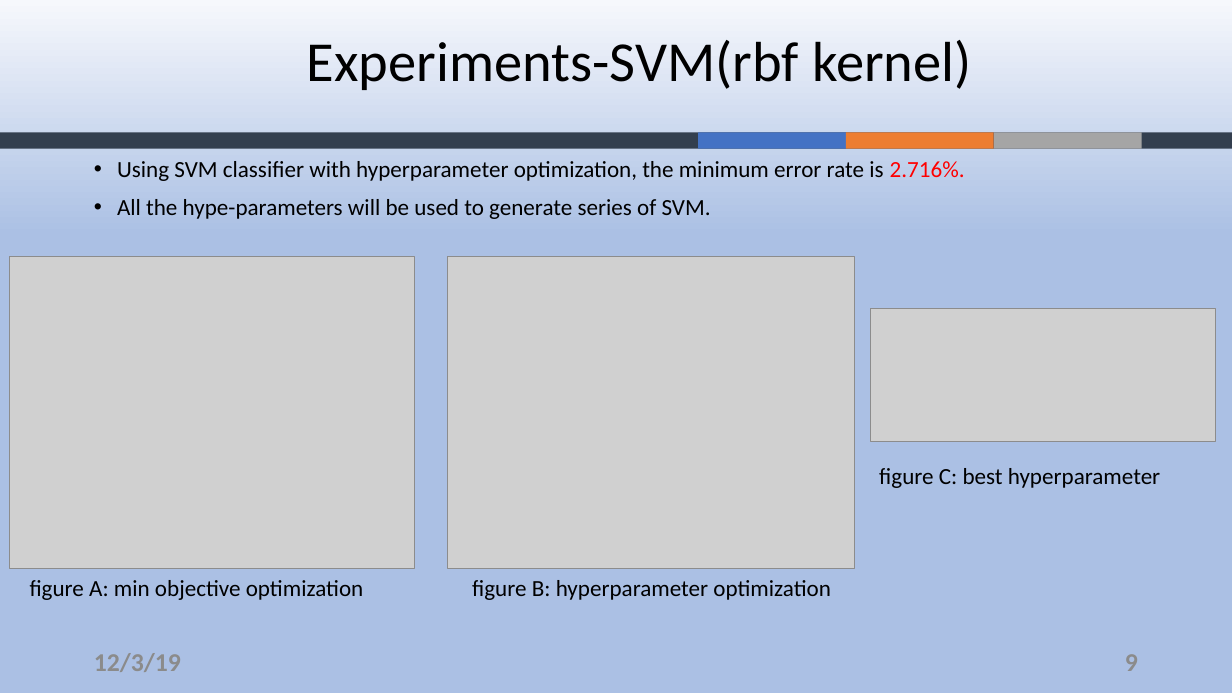
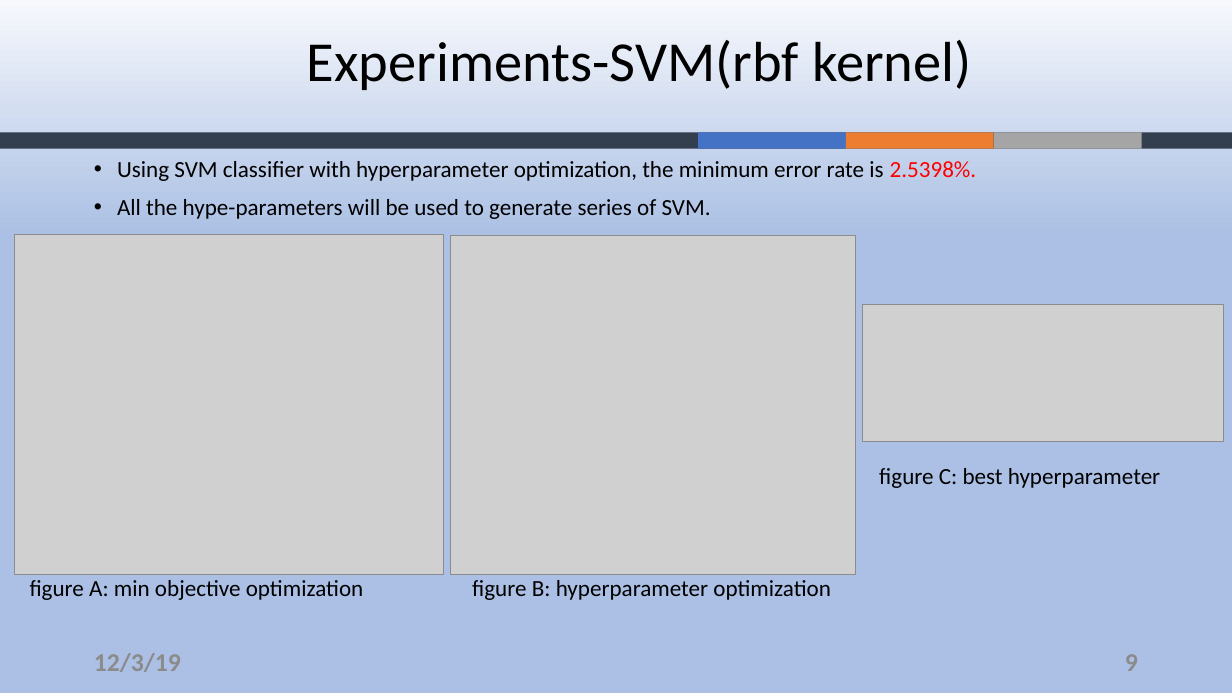
Before and after one commit to ZouYao0720/final-project-, a slide deck: slide 9 of final-presentation.pptx. Drawn at 1232x693 pixels with LibreOffice and Linux fonts; fonts in the diff are those of the drawing; grey boxes stand for pictures; background and template pictures are left out. Boxes give left, top, right and bottom in pixels: in the first picture for what was removed or moved away, otherwise in the second. Text is boxed around its words. In the diff, an @@ line names an element or a change of style, - is before the commit and + after.

Commit message:
updated svm figure and grammar

```diff
--- a/final-presentation.pptx
+++ b/final-presentation.pptx
@@ text at bbox=[117, 161, 977, 181]: text changed @@
-• Using SVM classifier with hyperparameter optimization, the minimum error rate is 2.716%.
+• Using SVM classifier with hyperparameter optimization, the minimum error rate is 2.5398%.
@@ picture: place and size @@
-picture at bbox=[9, 257, 414, 568]
+picture at bbox=[14, 235, 443, 576]
@@ picture: place and size @@
-picture at bbox=[447, 257, 854, 568]
+picture at bbox=[451, 236, 856, 575]
@@ picture: place and size @@
-picture at bbox=[871, 308, 1216, 442]
+picture at bbox=[863, 305, 1224, 443]
```
Also in this commit, not shown: 8 other slides changed.
